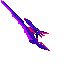
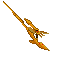
Layered file, before and after one edit (64 x 64). Changes by layer:
painted on "Calque #2" over (37, 31, 43, 45)
painted on "Calque #4" over (24, 18, 50, 51)
added layer "Copie de Copie de Calque" (overlay) in group "Groupe de calques" over (3, 1, 49, 51)
added layer "Copie de Copie de Copie de Calque" (overlay) in group "Groupe de calques" over (3, 1, 49, 51)
added layer "Copie de Calque" (overlay) in group "Groupe de calques" over (3, 1, 49, 51)
"Calque": opacity 100% → 55%, painted on it over (3, 1, 49, 51)
added layer "Calque #6" (overlay) in group "Groupe de calques" over (1, 0, 43, 45)
"Calque #5": blend hue → lch color, painted on it over (1, 0, 43, 45)
